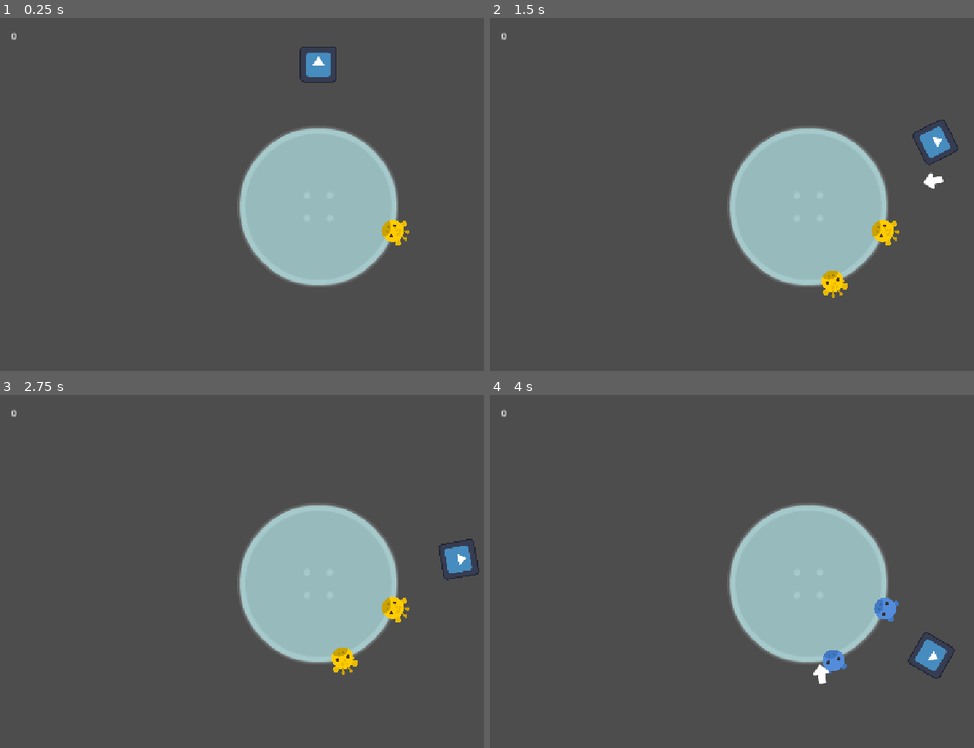
Above: before the commit, frames 1-4 (two rows, left to right).
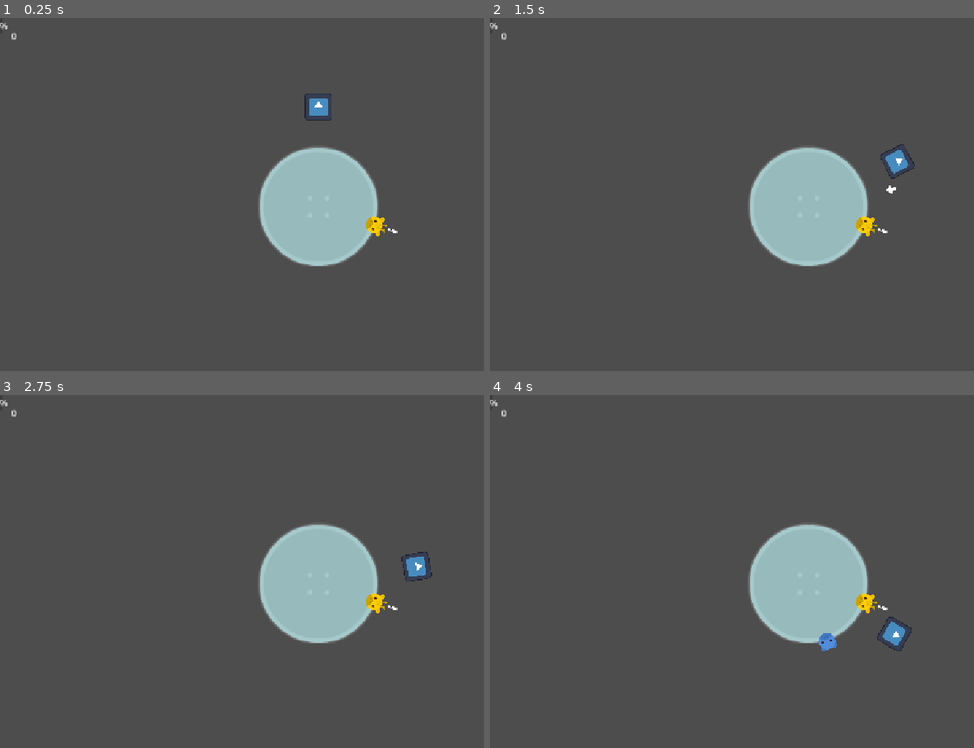
Above: after the commit, the same moments.

Repository: DoubtRabbit/space-farmer
Game: Godot game, scene res://levels/level_base.tscn
The game is run twice, just before and just after one commit, with the same random seed, the same clock (stepped at 60 frames per second) and the same inputs. The engine's default icon, where the game draws it, is replaced by a stand-in: a white triangle on a blue panel in a dark square.
Inputs:
- Up to frame 1 (0.25 s): no input
- Up to frame 2 (1.5 s): tap Enter at 0.5 s; hold D (RIGHT) 0.53-1.28 s; hold Space (WATER) 0.53-1.28 s; hold A (LEFT) from 1.28 s (still down); tap Space (WATER) at 1.35 s
- Up to frame 3 (2.75 s): release A (LEFT) at 2.03 s; hold D (RIGHT) from 2.03 s (still down); hold Space (WATER) from 2.03 s (still down)
- Up to frame 4 (4 s): release Space (WATER) at 2.78 s; tap Space (WATER) at 2.85 s; release D (RIGHT) at 3.53 s; hold A (LEFT) from 3.53 s (still down); hold Space (WATER) from 3.53 s (still down)

The runs differ from the first frame. In frame 1, 6.3% of the frame differs, in the area x 0-85%, y 1-77%; in frame 2, 6.5%; in frame 3, 6.4%; in frame 4, 6.6%, in the area x 0-97%, y 1-82%.

Commit message:
Add icon to display plant thirst

Diff:
--- a/scenes/gameui/game_ui.tscn
+++ b/scenes/gameui/game_ui.tscn
@@ -31,4 +31,9 @@
 text = "MONEY"
 metadata/_edit_use_anchors_ = true
 
+[node name="Water" type="ProgressBar" parent="." unique_id=1475961372]
+layout_mode = 0
+offset_right = 4.0
+offset_bottom = 27.0
+
 [connection signal="tree_entered" from="." to="." method="_on_tree_entered"]
--- a/scenes/planet/planet.gd
+++ b/scenes/planet/planet.gd
@@ -37,12 +37,12 @@
 	new_plant.position = surface_offset.rotated((TAU / GROWING_SLOTS) * new_spot)
 	new_plant.look_at(position)
 	new_plant.rotate(-PI/2)
-	#new_plant.tree_exiting.connect(_on_plant_removed.bind(new_plant.new_spot))
+	new_plant.tree_exiting.connect(_on_plant_removed.bind(new_spot))
 	print("Planted plant @: ", new_plant.position)
 
-#func _on_plant_removed(freed_spot: int) -> void:
-	#free_spots.append(freed_spot) # add the freed spot back into the list of free spots!
-	#pass
+func _on_plant_removed(spot: int) -> void:
+	free_spots.append(spot) # add the freed spot back into the list of free spots!
+	pass
 
 func _on_plant_timer_timeout() -> void:
 	spawn_plant()
--- a/scenes/planet/planet.tscn
+++ b/scenes/planet/planet.tscn
@@ -7,9 +7,11 @@
 radius = 137.0
 
 [node name="Planet" type="StaticBody2D" unique_id=1616248690]
+scale = Vector2(0.75, 0.75)
 script = ExtResource("1_25nq4")
 
 [node name="PlantTimer" type="Timer" parent="." unique_id=1712012943]
+wait_time = 3.0
 one_shot = true
 
 [node name="CollisionShape2D" type="CollisionShape2D" parent="." unique_id=1318279866]
@@ -21,4 +23,5 @@
 
 [node name="Plants" type="Node2D" parent="." unique_id=1852134911]
 
+[connection signal="tree_entered" from="." to="." method="_on_tree_entered"]
 [connection signal="timeout" from="PlantTimer" to="." method="_on_plant_timer_timeout"]
--- a/scenes/plant/plant.gd
+++ b/scenes/plant/plant.gd
@@ -5,7 +5,9 @@
 const STATE_1 = preload("uid://di3127qi3e7e3")
 const STATE_2 = preload("uid://bdim5resiwutq")
 var growth_state = 1 # track growth state
+var thirsty = true
 
+@onready var thirsty_icon: Sprite2D = $ThirstyIcon
 @onready var sprite: Sprite2D = $Sprite2D
 @onready var growth_cooldown: Timer = $GrowthCooldown
 
@@ -19,8 +21,9 @@
 
 func grow_plant() -> void:
 	print("Attempting to grow from growth state ", growth_state)
-	if (growth_cooldown.is_stopped()):
-		growth_cooldown.start(randf_range(1, 5))
+	if (thirsty):
+		disable_thirsty()
+		growth_cooldown.start(randf_range(3, 10))
 		match growth_state:
 			0:
 				sprite.texture = STATE_0
@@ -44,3 +47,15 @@
 
 func water() -> void:
 	grow_plant()
+
+func enable_thirsty() -> void:
+	thirsty = true
+	thirsty_icon.visible = true
+
+
+func disable_thirsty() -> void:
+	thirsty = false
+	thirsty_icon.visible = false
+
+func _on_growth_cooldown_timeout() -> void:
+	enable_thirsty()
--- a/scenes/plant/plant.tscn
+++ b/scenes/plant/plant.tscn
@@ -2,6 +2,7 @@
 
 [ext_resource type="Script" uid="uid://bl6ujohkm4667" path="res://scenes/plant/plant.gd" id="1_gm68k"]
 [ext_resource type="Texture2D" uid="uid://dsk30b8hdgyxv" path="res://assets/plants/state_0.png" id="1_q18sh"]
+[ext_resource type="Texture2D" uid="uid://dax5f15eexeug" path="res://assets/plants/exclamation.png" id="3_85esa"]
 
 [sub_resource type="CircleShape2D" id="CircleShape2D_lrejs"]
 radius = 159.99998
@@ -18,3 +19,10 @@
 
 [node name="GrowthCooldown" type="Timer" parent="." unique_id=371207212]
 one_shot = true
+
+[node name="ThirstyIcon" type="Sprite2D" parent="." unique_id=1404902878]
+position = Vector2(0, -280)
+scale = Vector2(5, 5)
+texture = ExtResource("3_85esa")
+
+[connection signal="timeout" from="GrowthCooldown" to="." method="_on_growth_cooldown_timeout"]
--- a/scenes/player/player.gd
+++ b/scenes/player/player.gd
@@ -4,16 +4,18 @@
 @onready var planet: StaticBody2D = $"../Planet"
 const WATERDROP = preload("uid://jvuv42xdo6mt")
 
-
 var speed = 2 # this is in radians
 var CONSTANT_SPEED = 2
-var distance = 250
+var distance = 175
+var WATER_CAPACITY = 100
+var current_water
+var WATER_SHOT = 10 # quantity of water each shot takes
 
 # Called when the node enters the scene tree for the first time.
 func _ready() -> void:
 	position = planet.global_position + Vector2(0, -distance)
+	current_water = WATER_CAPACITY # start with max
 	pass # Replace with function body.
-
 
 # Called every frame. 'delta' is the elapsed time since the previous frame.
 func _process(delta: float) -> void:
@@ -27,9 +29,14 @@
 	if event.is_action_pressed("WATER"):
 		shoot_water()
 
-
 func shoot_water():
-	var new_drop = WATERDROP.instantiate()
-	new_drop.rotation = rotation # same direction as player
-	new_drop.position = position
-	projectiles.add_child(new_drop)
+	if (current_water - WATER_SHOT >= 0):
+		# if enough water
+		current_water -= WATER_SHOT
+		var new_drop = WATERDROP.instantiate()
+		new_drop.rotation = rotation # same direction as player
+		new_drop.position = position
+		projectiles.add_child(new_drop)
+	elif (current_water - WATER_SHOT < 0):
+		# not enough water
+		print("Not enough water to shoot!")
--- a/scenes/player/player.tscn
+++ b/scenes/player/player.tscn
@@ -6,6 +6,7 @@
 size = Vector2(62, 62)
 
 [node name="Player" type="CharacterBody2D" unique_id=2004504212]
+scale = Vector2(0.75, 0.75)
 
 [node name="CollisionShape2D" type="CollisionShape2D" parent="." unique_id=1609624028]
 shape = SubResource("RectangleShape2D_lrejs")
--- a/scenes/waterdrop/waterdrop.tscn
+++ b/scenes/waterdrop/waterdrop.tscn
@@ -8,6 +8,7 @@
 height = 36.0
 
 [node name="Waterdrop" type="Area2D" unique_id=1633190558]
+scale = Vector2(0.5, 0.5)
 script = ExtResource("1_o1v24")
 
 [node name="Sprite2D" type="Sprite2D" parent="." unique_id=417932630]
Binary file added: assets/plants/exclamation.png
Not shown, added: assets/plants/exclamation.png.import
